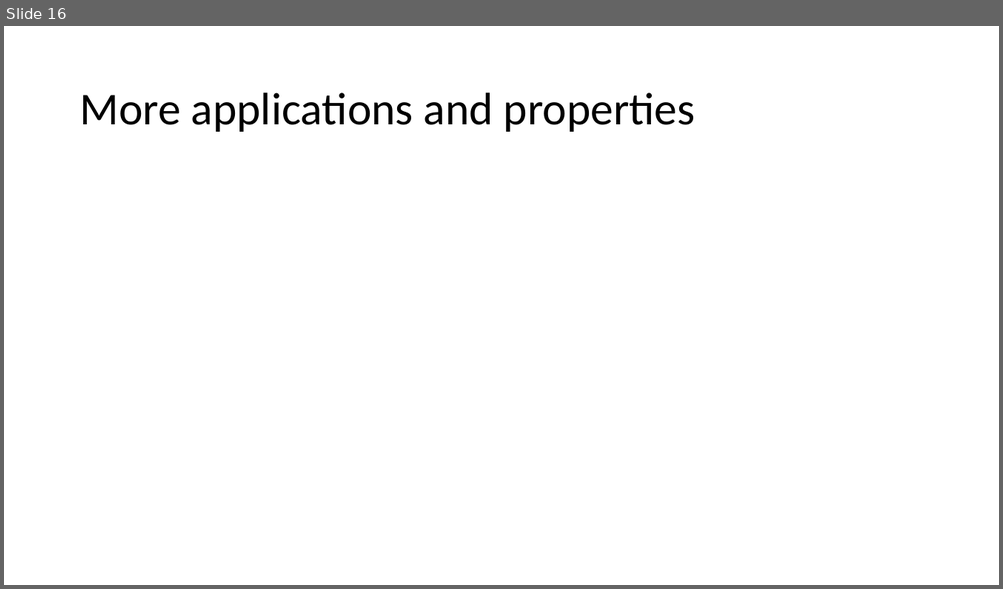
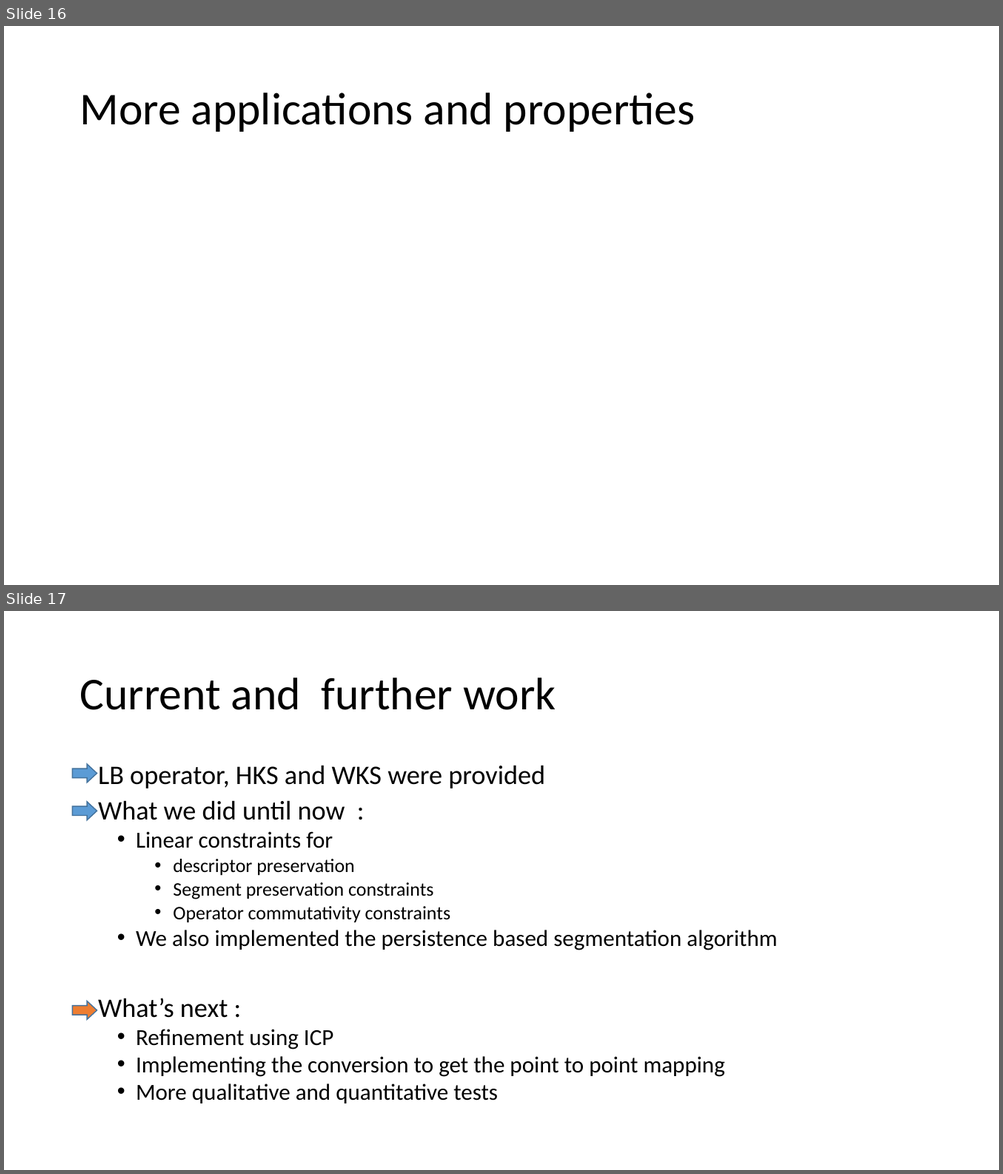
Before and after one commit to Al-th/MVA_Project_FunctionalMaps, a slide deck: Report/Presentation_slide_nico.pptx. Shown one above the other, each under a label of ours: slide 16 before the commit, slides 16 and 17 after it. The pictures are 1003x589 and 1003x1174 pixels, drawn with LibreOffice and Linux fonts; fonts in the diff are those of the drawing; grey boxes stand for pictures. Boxes give left, top, right and bottom in pixels: in the first picture for what was removed or moved away, otherwise in the second. Text is boxed around its words. In the diff, an @@ line names an element or a change of style, - is before the commit and + after.

Commit message:
Final slide

```diff
--- a/Report/Presentation_slide_nico.pptx
+++ b/Report/Presentation_slide_nico.pptx
@@ slide 17 added at [4, 611, 999, 1170], background #FFFFFF @@
@@ title added at [79, 678, 555, 710], 44 pt, text #000000 @@
+Current and further work
@@ right arrow added at [73, 764, 97, 783], fill #5B9BD5, outline #43739E 1 pt @@
@@ text added at [98, 765, 777, 1104], 22.2 pt, text #000000 @@
+LB operator, HKS and WKS were provided
+What we did until now :
+  • Linear constraints for
+    • descriptor preservation
+    • Segment preservation constraints
+    • Operator commutativity constraints
+  • We also implemented the persistence based segmentation algorithm
+What’s next :
+  • Refinement using ICP
+  • Implementing the conversion to get the point to point mapping
+  • More qualitative and quantitative tests
@@ right arrow added at [73, 802, 97, 820], fill #5B9BD5, outline #43739E 1 pt @@
@@ right arrow added at [73, 1001, 97, 1020], fill #ED7D31, outline #43739E 1 pt @@
```
